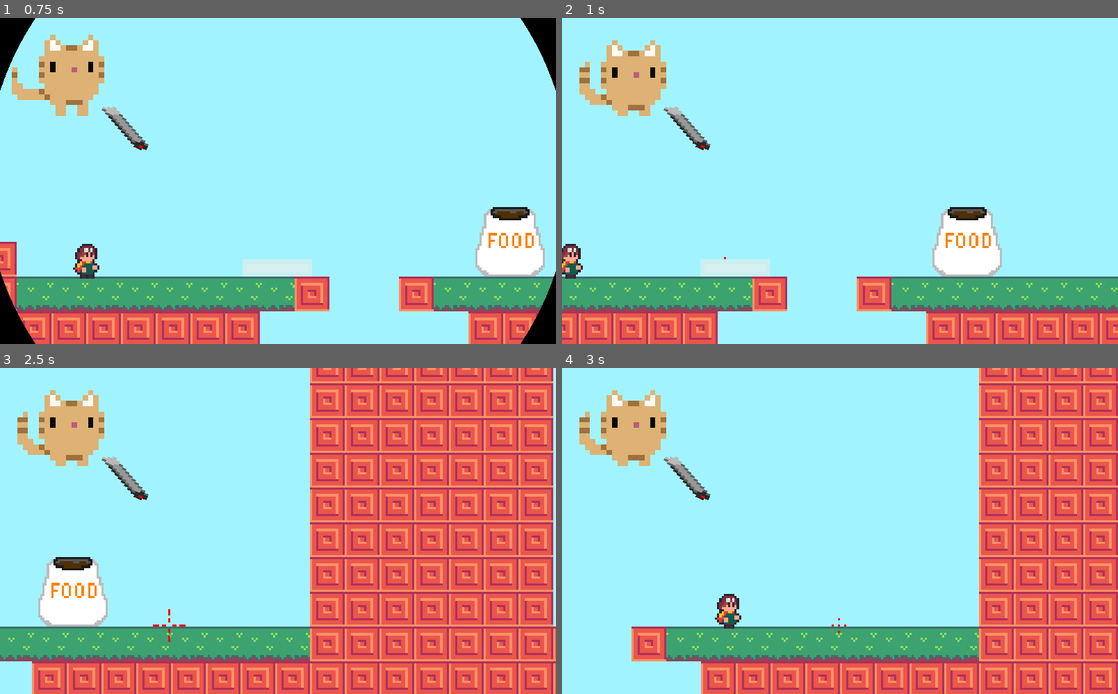
Above: before the commit, frames 1-4 (two rows, left to right).
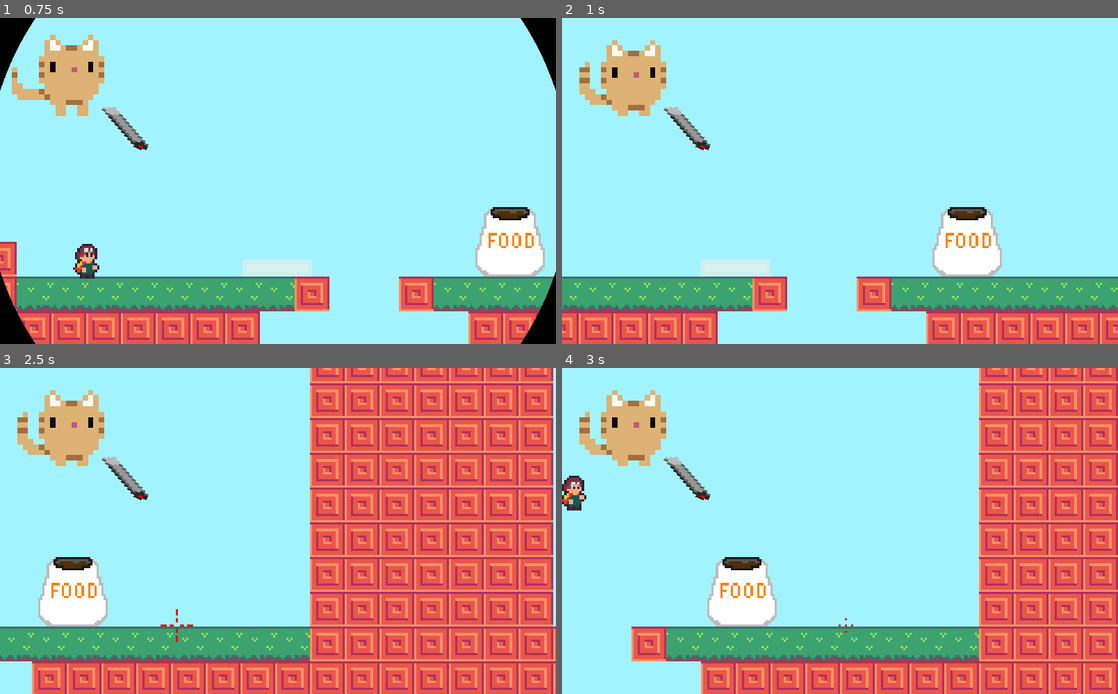
Above: after the commit, the same moments.

Repository: aarongrisez/gmtk2023
Game: Godot game, scene res://World/World2.tscn
Two runs of this game, one before a commit and one after it. Both use one fixed random seed, a clock stepped at 60 frames per second and the inputs below. This scene is started directly instead of the project's main scene. Sound files missing from this copy of the repository are replaced by a short silence.
Inputs (mouse positions are in pixels of both pictures, inside the frame that each line leads up to):
- Up to frame 1 (0.75 s): move the mouse to (400, 164) at 0.52 s; hold D (right) from 0.53 s (still down)
- Up to frame 2 (1 s): keep holding D (right); tap Space (jump) at 0.77 s
- Up to frame 3 (2.5 s): move the mouse to (166, 547) at 1.27 s; tap Space (jump) at 1.52 s; move the mouse to (333, 459) at 2.02 s; release D (right) at 2.03 s; hold A (left) from 2.03 s (still down)
- Up to frame 4 (3 s): move the mouse to (812, 596) at 2.77 s; release A (left) at 2.78 s; hold D (right) from 2.78 s (still down)

Frame 1 is identical in both runs. In frame 2, 0.3% of the frame differs, in the area x 0-30%, y 69-80%; in frame 3, less than 0.1%; in frame 4, 2.7%, in the area x 0-53%, y 33-82%.

Commit message:
Destination is last collision

Diff:
--- a/gmtk2023/Player/Pen.gd
+++ b/gmtk2023/Player/Pen.gd
@@ -125,6 +125,9 @@
 		raycast_info.terminus = raycast.get_collision_point()
 		raycast_info.collision_normal = raycast.get_collision_normal()
 
+		if laser_on:
+			destination.position = raycast_info.terminus
+
 		var collider = raycast.get_collider()
 		if "Mirror" in collider.name and raycast_info.child != null:
 			process_child_raycast(raycast_info.child, raycast_info)
@@ -138,7 +141,6 @@
 	if Input.is_action_pressed('ui_laser'):
 		laser_on = true
 		laser_strength = 1
-		destination.position = raycast_info.terminus
 	if Input.is_action_just_released("ui_laser"):
 		laser_on = false
 	if Input.is_action_pressed('ui_left'):
@@ -166,6 +168,9 @@
 		raycast_info.terminus = raycast.get_collision_point()
 		raycast_info.collision_normal = raycast.get_collision_normal()
 
+		if laser_on:
+			destination.position = raycast_info.terminus
+
 		var collider = raycast.get_collider()
 		if collider.name == "Mirror":
 			process_child_raycast(raycast2_info, raycast_info)
--- a/gmtk2023/World/World2.tscn
+++ b/gmtk2023/World/World2.tscn
@@ -74,7 +74,7 @@
 scale = Vector2( 2, 2 )
 
 [node name="Mirror2" parent="Objects" instance=ExtResource( 3 )]
-position = Vector2( 666, 148 )
+position = Vector2( 705, 148 )
 scale = Vector2( 2, 2 )
 
 [node name="Player" parent="." instance=ExtResource( 4 )]
